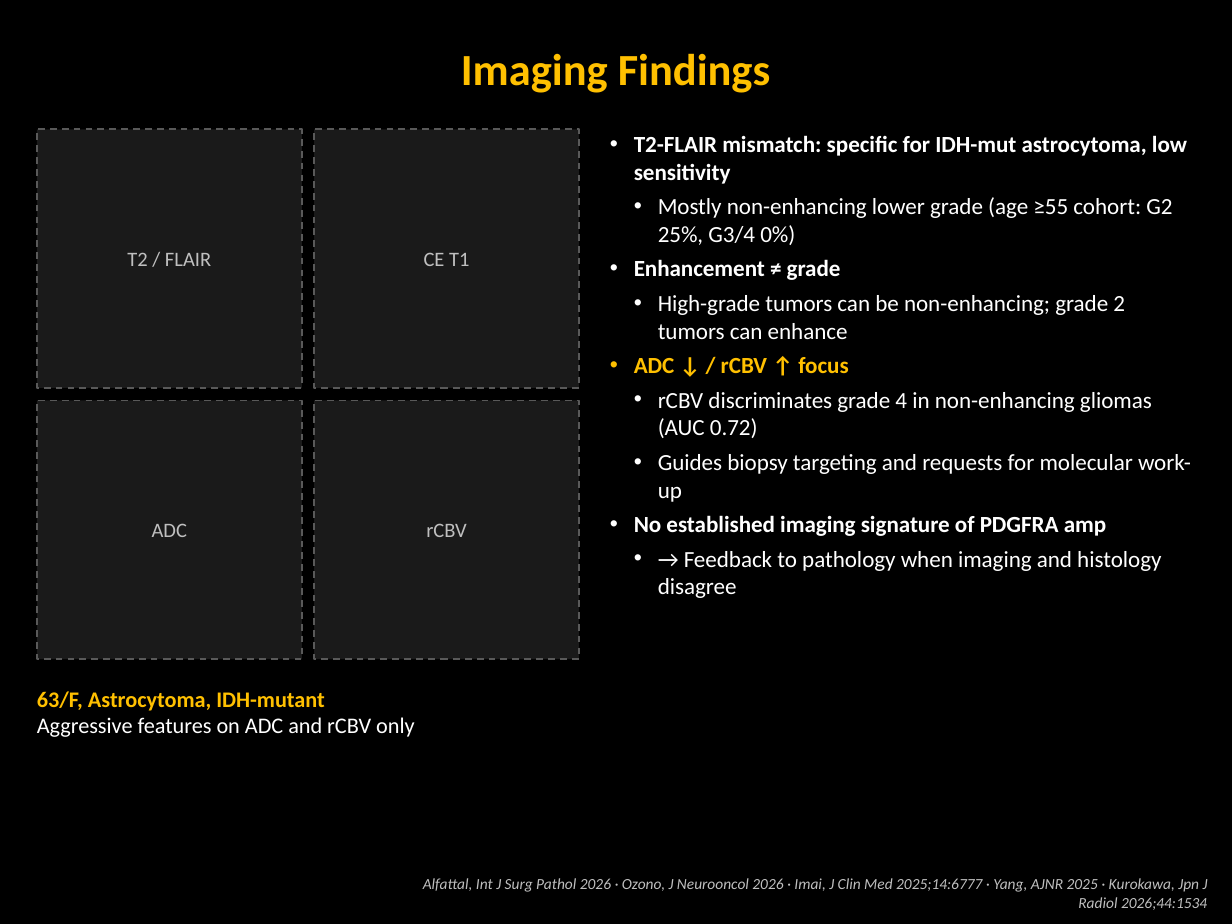
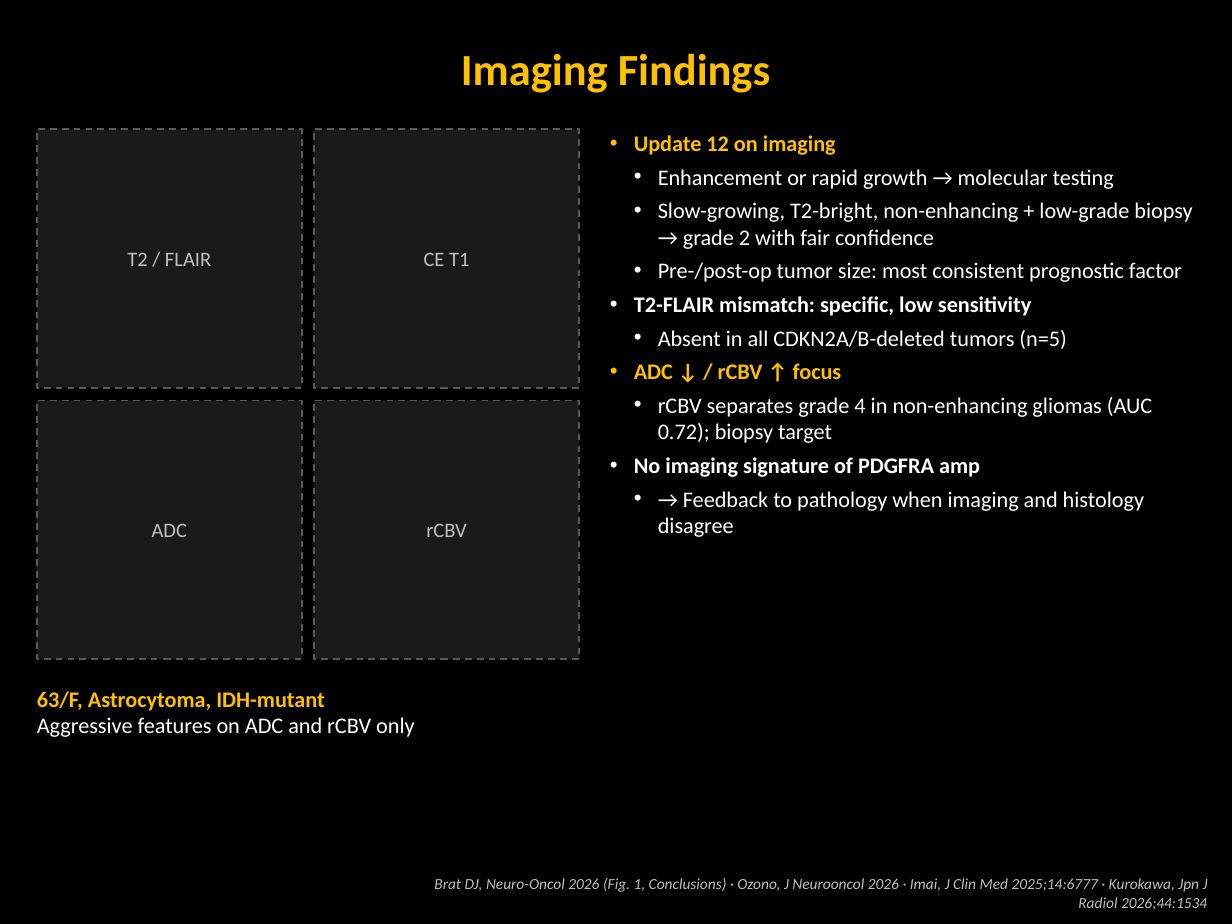
Before and after one commit to KSY-radiology/test-repro, a slide deck: slide 4 of deck/cIMPACT-NOW_update12_disease_review.pptx. Drawn at 1232x924 pixels with LibreOffice and Linux fonts; fonts in the diff are those of the drawing. Boxes give left, top, right and bottom in pixels: in the first picture for what was removed or moved away, otherwise in the second. Text is boxed around its words. In the diff, an @@ line names an element or a change of style, - is before the commit and + after.

```diff
--- a/deck/cIMPACT-NOW_update12_disease_review.pptx
+++ b/deck/cIMPACT-NOW_update12_disease_review.pptx
@@ text at box(634, 135, 1192, 349): text changed; size 13.5 to 13 pt @@
-• T2-FLAIR mismatch: specific for IDH-mut astrocytoma, low sensitivity
-  • Mostly non-enhancing lower grade (age ≥55 cohort: G2 25%, G3/4 0%)
-• Enhancement ≠ grade
-  • High-grade tumors can be non-enhancing; grade 2 tumors can enhance
+• Update 12 on imaging
+  • Enhancement or rapid growth → molecular testing
+  • Slow-growing, T2-bright, non-enhancing + low-grade biopsy → grade 2 with fair confidence
+  • Pre-/post-op tumor size: most consistent prognostic factor
+• T2-FLAIR mismatch: specific, low sensitivity
+  • Absent in all CDKN2A/B-deleted tumors (n=5)
@@ text at box(634, 363, 1144, 537): size 13.5 to 13 pt in "ADC ↓ / rCBV ↑ focus", "→ Feedback to pathology when imaging and ..." @@
@@ text at box(634, 397, 1152, 477): text changed; size 13.5 to 13 pt @@
-  • rCBV discriminates grade 4 in non-enhancing gliomas (AUC 0.72)
-  • Guides biopsy targeting and requests for molecular work-up
-• No established imaging signature of PDGFRA amp
+  • rCBV separates grade 4 in non-enhancing gliomas (AUC 0.72); biopsy target
+• No imaging signature of PDGFRA amp
@@ text at box(434, 878, 1208, 910): text changed @@
-Alfattal, Int J Surg Pathol 2026 · Ozono, J Neurooncol 2026 · Imai, J Clin Med 2025;14:6777 · Yang, AJNR 2025 · Kurokawa, Jpn J Radiol 2026;44:1534
+Brat DJ, Neuro-Oncol 2026 (Fig. 1, Conclusions) · Ozono, J Neurooncol 2026 · Imai, J Clin Med 2025;14:6777 · Kurokawa, Jpn J Radiol 2026;44:1534
```
Also in this commit, not shown: 3 other slides changed, 3 other files.
